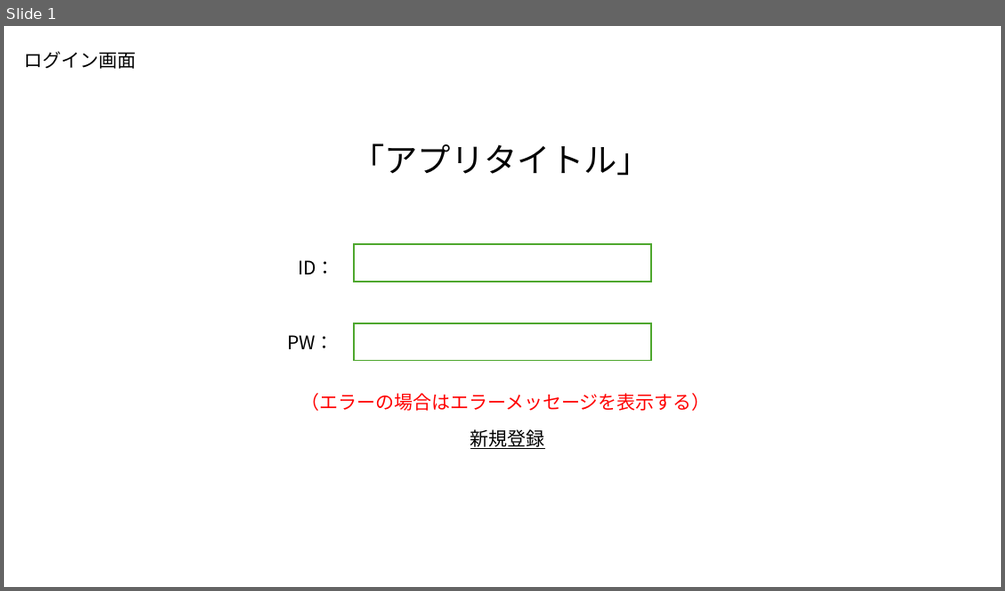
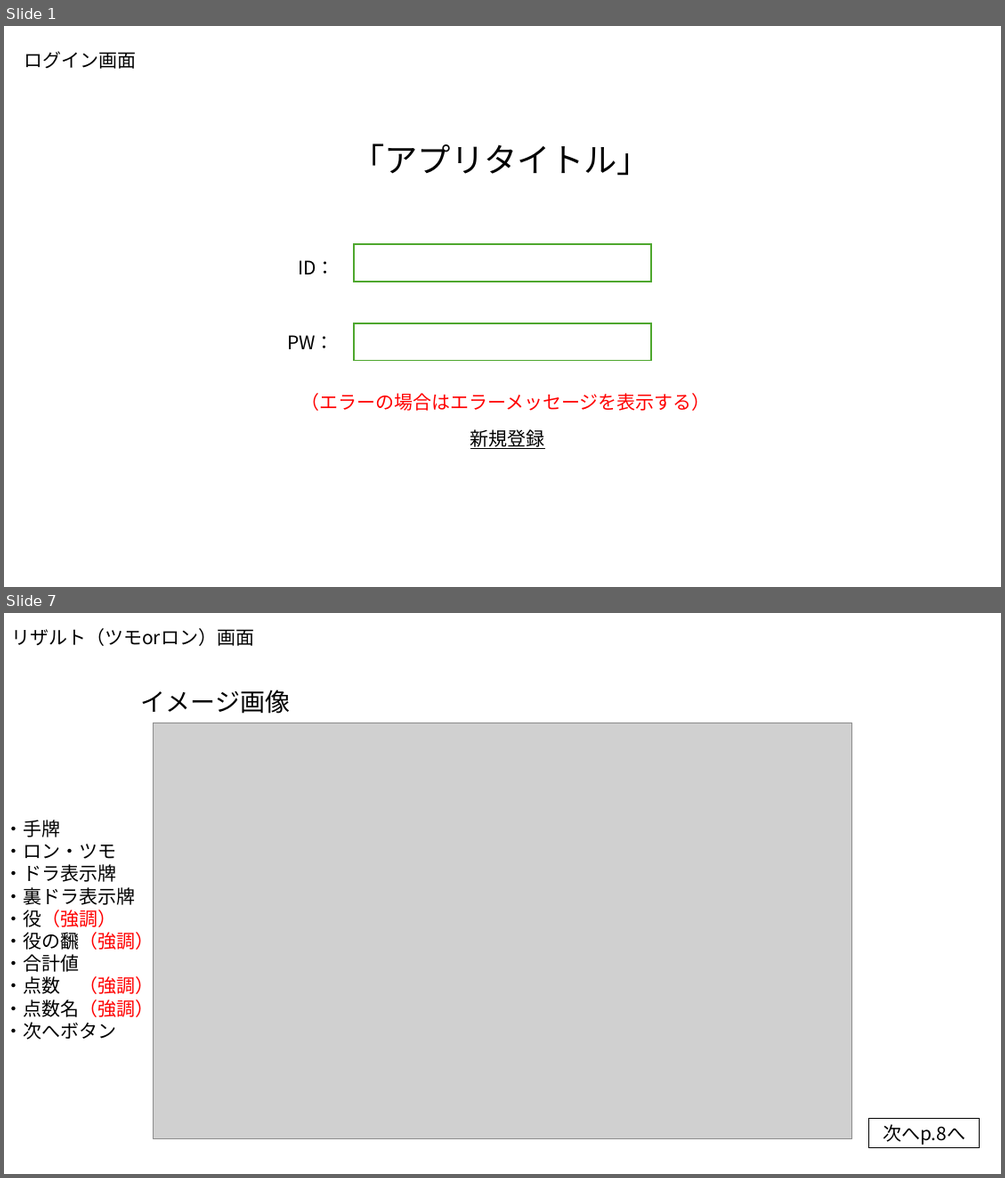
Before and after one commit to plusdojo2024/B5, a slide deck: doc/02_外部設計/外部設計_麻雀アプリ.pptx. Shown one above the other, each under a label of ours: slide 1 before the commit, slides 1 and 7 after it; the slides between them are not shown. The pictures are 1005x591 and 1005x1178 pixels, drawn with LibreOffice and Linux fonts; fonts in the diff are those of the drawing; grey boxes stand for pictures. Boxes give left, top, right and bottom in pixels: in the first picture for what was removed or moved away, otherwise in the second. Text is boxed around its words. In the diff, an @@ line names an element or a change of style, - is before the commit and + after.

```diff
--- a/doc/02_外部設計/外部設計_麻雀アプリ.pptx
+++ b/doc/02_外部設計/外部設計_麻雀アプリ.pptx
@@ slide 7 added at [4,613,1001,1174], background #FFFFFF @@
@@ text added at [11,628,254,646], 18 pt, text #000000 @@
+リザルト（ツモorロン）画面
@@ text added at [141,690,290,714], 24 pt, text #000000 @@
+イメージ画像
@@ picture added at [153,722,853,1139] @@
@@ text added at [5,819,154,1039], 18 pt, text #000000 @@
+・手牌
+・ロン・ツモ
+・ドラ表示牌
+・裏ドラ表示牌
+・役（強調）
+・役の飜（強調）
+・合計値
+・点数 （強調）
+・点数名（強調）
+・次へボタン
@@ rectangle added at [869,1118,979,1148], outline #000000 0.75 pt, 18 pt, text #000000 @@
+次へp.8へ
```
Also in this commit, not shown: 3 slides changed, 16 other slides added.
